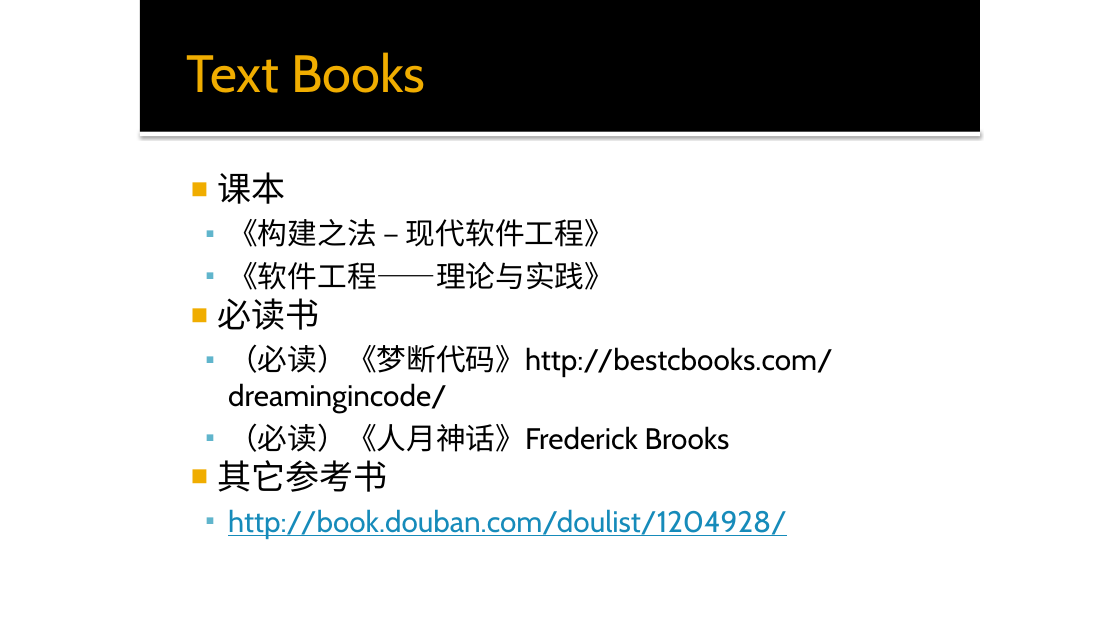
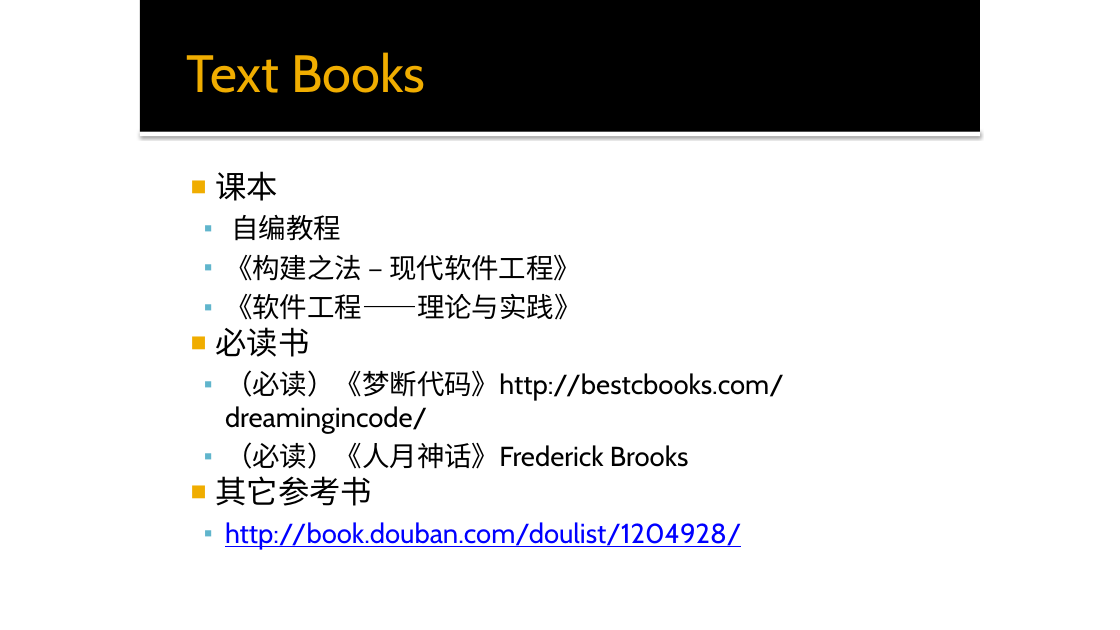
Before and after one commit to mengning/se, a slide deck: slide 18 of ppt/软件工程-码农的自我修养.pptx. Drawn at 1120x630 pixels with LibreOffice and Linux fonts; fonts in the diff are those of the drawing. Boxes give left, top, right and bottom in pixels: in the first picture for what was removed or moved away, otherwise in the second. Text is boxed around its words. In the diff, an @@ line names an element or a change of style, - is before the commit and + after.

```diff
--- a/ppt/软件工程-码农的自我修养.pptx
+++ b/ppt/软件工程-码农的自我修养.pptx
@@ text at (215,171,784,549): size 58.2 to 53.8 pt in "课本", "必读书", "其它参考书"; size 51 to 47 pt; text colour #168BBA to #0000FF in "http://book.douban.com/doulist/1204928/"; indent changed; less space between paragraphs @@
@@ text at (231,215,341,241): paragraph added @@
+  ▪ 自编教程
```
Also in this commit, not shown: 7 other slides changed, 2 other files.
